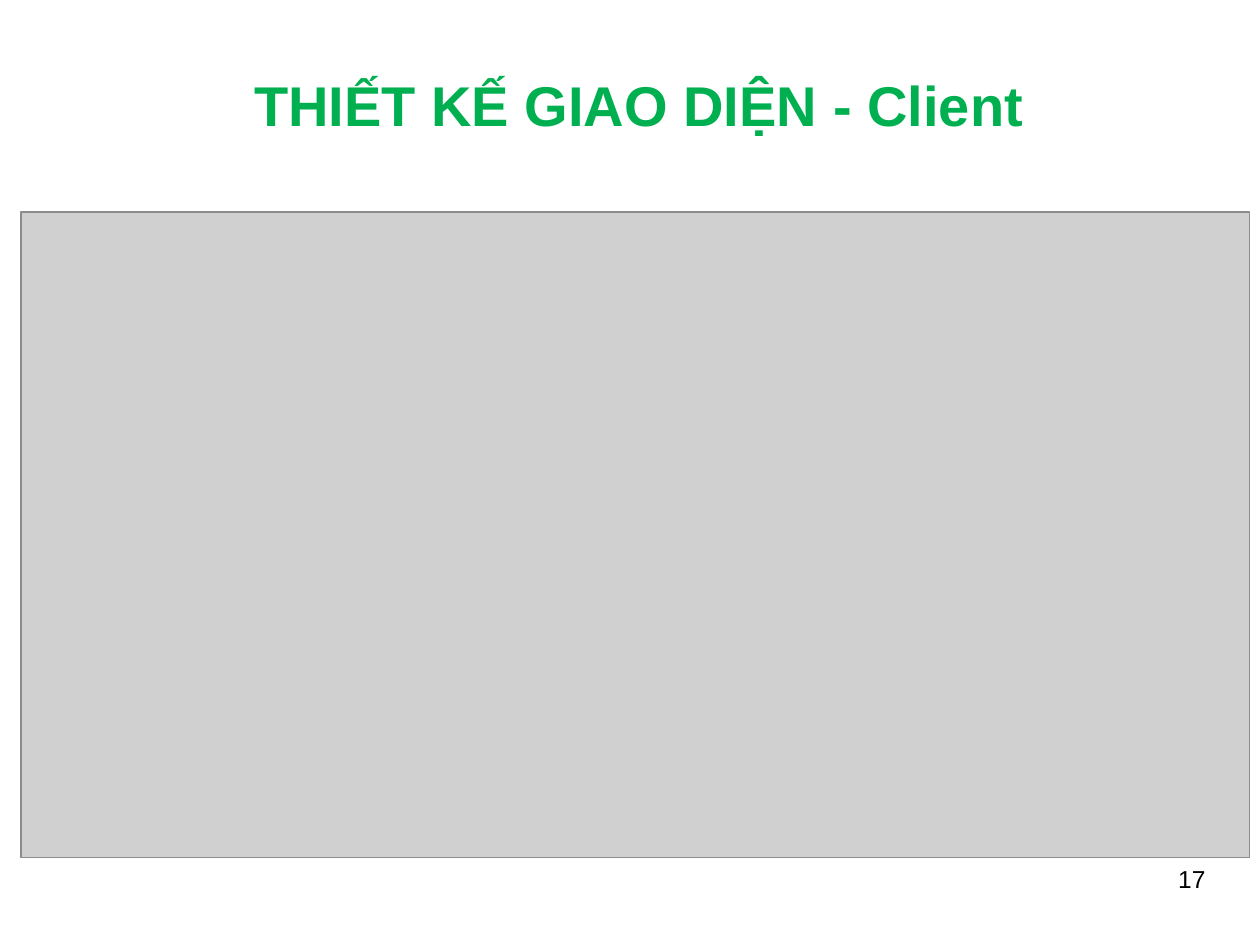
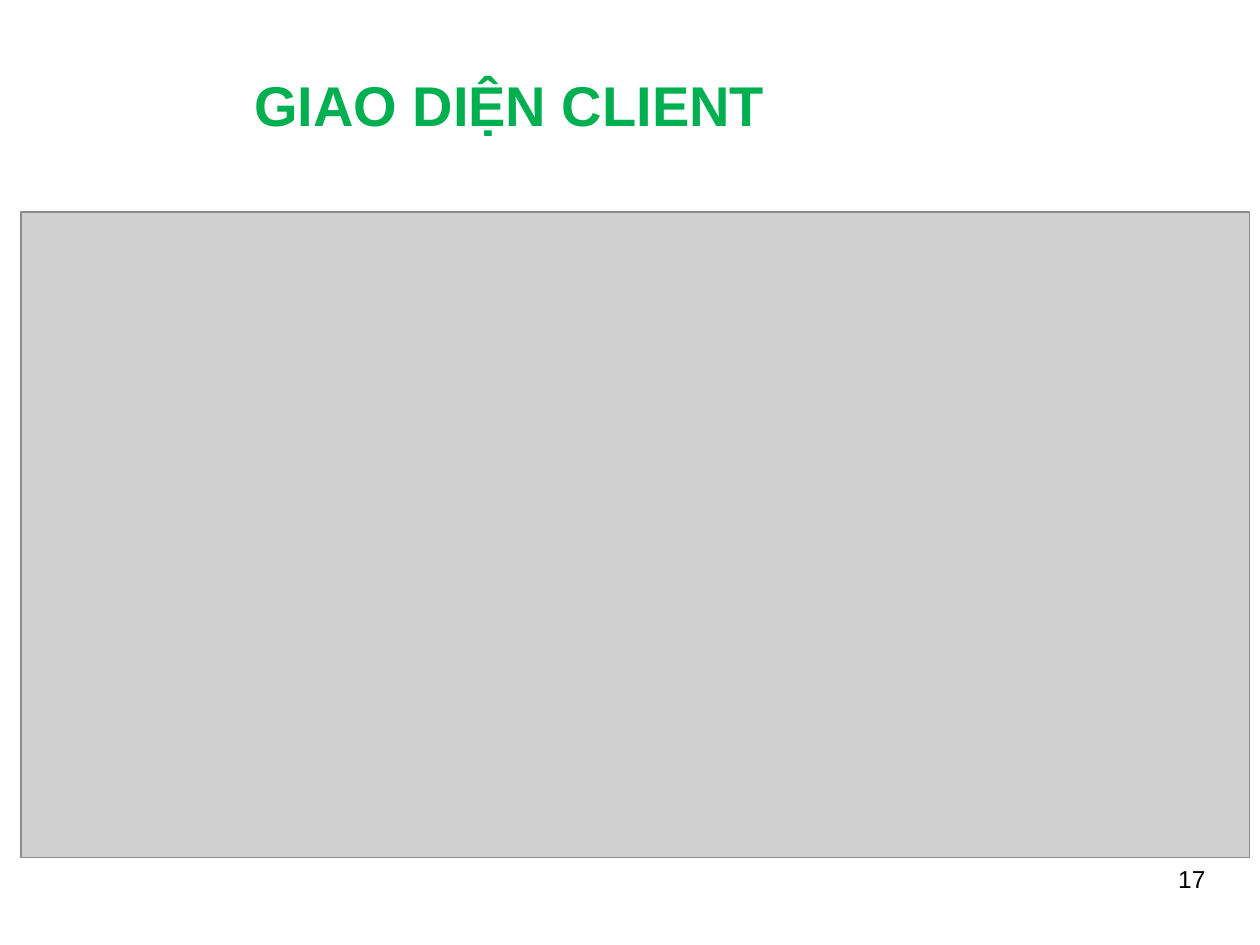
Before and after one commit to ngthuc/graduation-thesis, a slide deck: slide 17 of DOCUMENTS/documentations/Slide_HethongQuanlyProfileVienchucKhoaCNTT-TT_LeNguyenThucB1400731.ppt. Drawn at 1260x945 pixels with LibreOffice and Linux fonts; fonts in the diff are those of the drawing; grey boxes stand for pictures; background and template pictures are left out. Boxes give left, top, right and bottom in pixels: in the first picture for what was removed or moved away, otherwise in the second. Text is boxed around its words. In the diff, an @@ line names an element or a change of style, - is before the commit and + after.

```diff
--- a/DOCUMENTS/documentations/Slide_HethongQuanlyProfileVienchucKhoaCNTT-TT_LeNguyenThucB1400731.ppt
+++ b/DOCUMENTS/documentations/Slide_HethongQuanlyProfileVienchucKhoaCNTT-TT_LeNguyenThucB1400731.ppt
@@ title at [254,82,764,136]: text changed @@
-THIẾT KẾ GIAO DIỆN - Client
+GIAO DIỆN CLIENT
```
Also in this commit, not shown: 4 other slides changed, 9 slides added, 3 other files.
